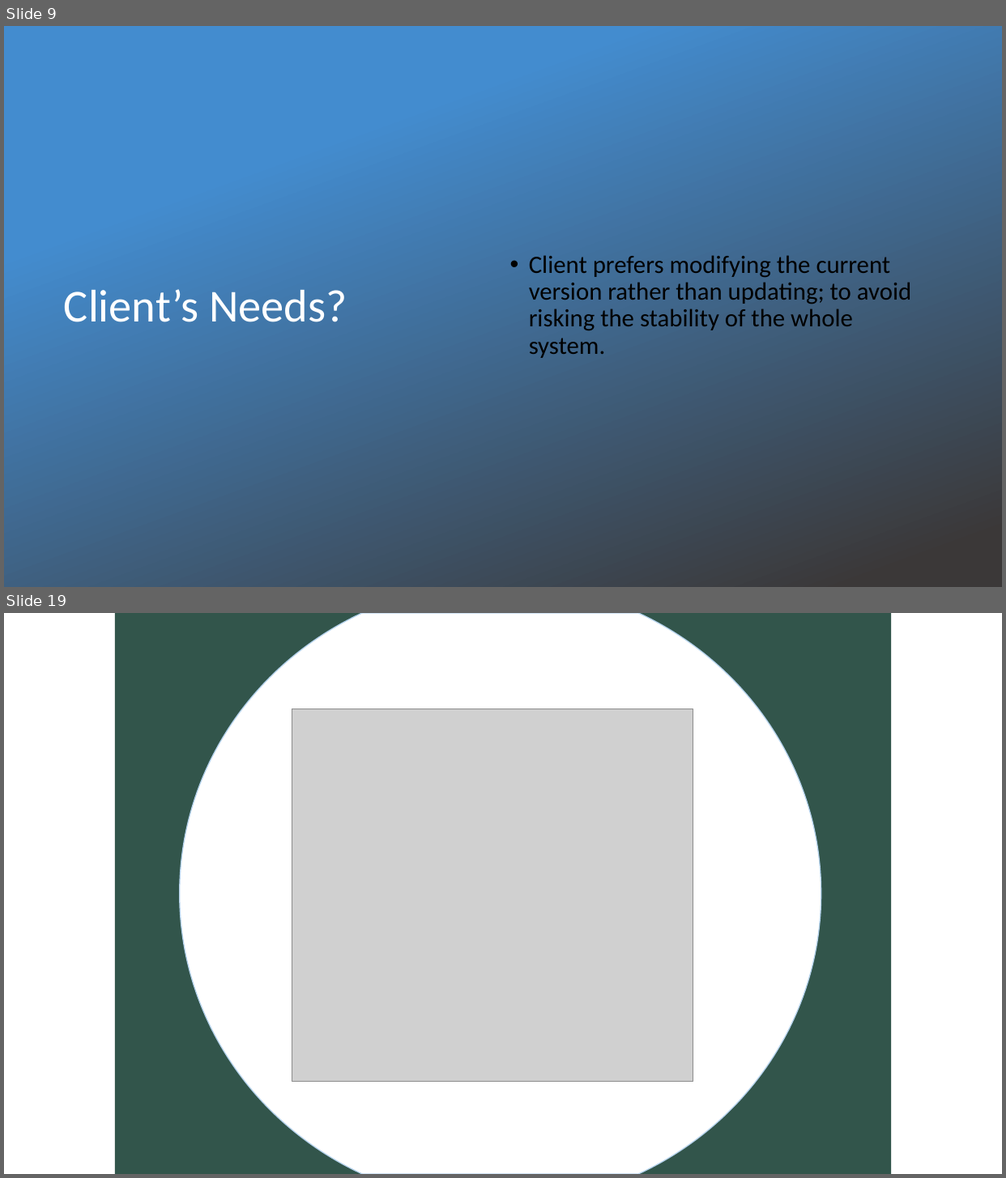
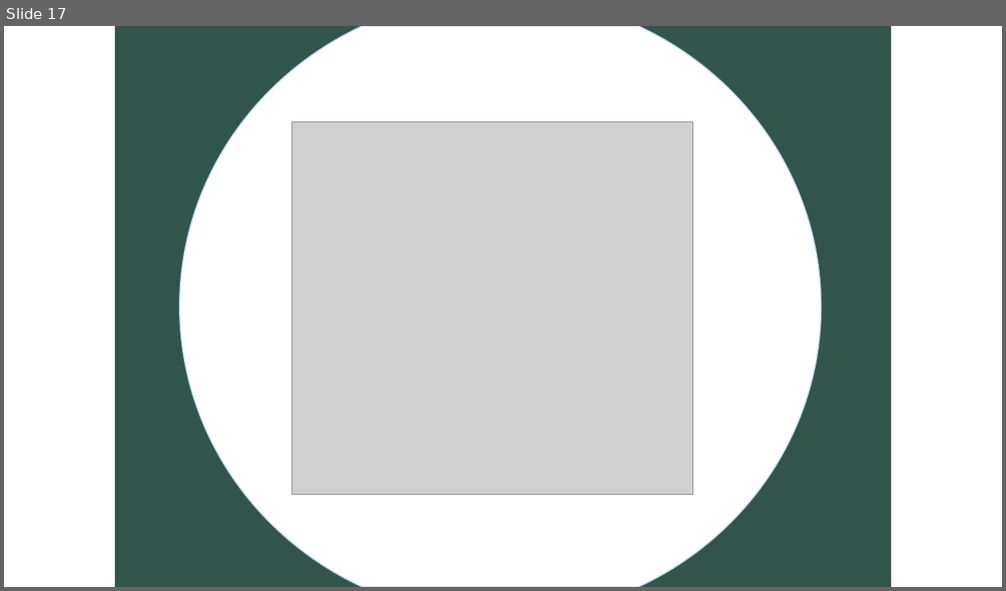
Before and after one commit to Aliii98/osoc19, a slide deck: OSOC-Final.pptx. Shown one above the other, each under a label of ours: slides 9 and 19 before the commit, slide 17 after it; the slides between them are not shown. The pictures are 1006x1178 and 1006x591 pixels, drawn with LibreOffice and Linux fonts; fonts in the diff are those of the drawing; grey boxes stand for pictures; background and template pictures are left out. Boxes give left, top, right and bottom in pixels: in the first picture for what was removed or moved away, otherwise in the second. Text is boxed around its words. In the diff, an @@ line names an element or a change of style, - is before the commit and + after.

```diff
--- a/OSOC-Final.pptx
+++ b/OSOC-Final.pptx
@@ slide 9 removed at (x1=4, y1=26, x2=1002, y2=587), background picture (left out) @@
@@ rectangle removed at (x1=4, y1=26, x2=1002, y2=587) @@
@@ text removed at (x1=529, y1=255, x2=911, y2=358) @@
-• Client prefers modifying the current version rather than updating; to avoid risking the stability of the whole system.
@@ title removed at (x1=64, y1=289, x2=347, y2=322) @@
-Client’s Needs?
@@ what was slide 19 is now slide 17 @@
```
Also in this commit, not shown: 18 slides changed, 1 other slide removed.
